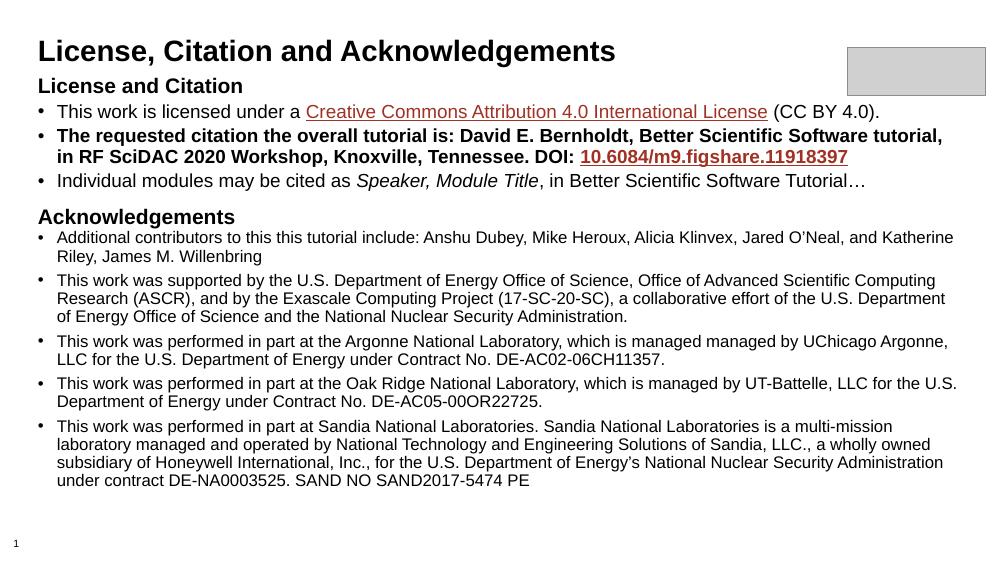
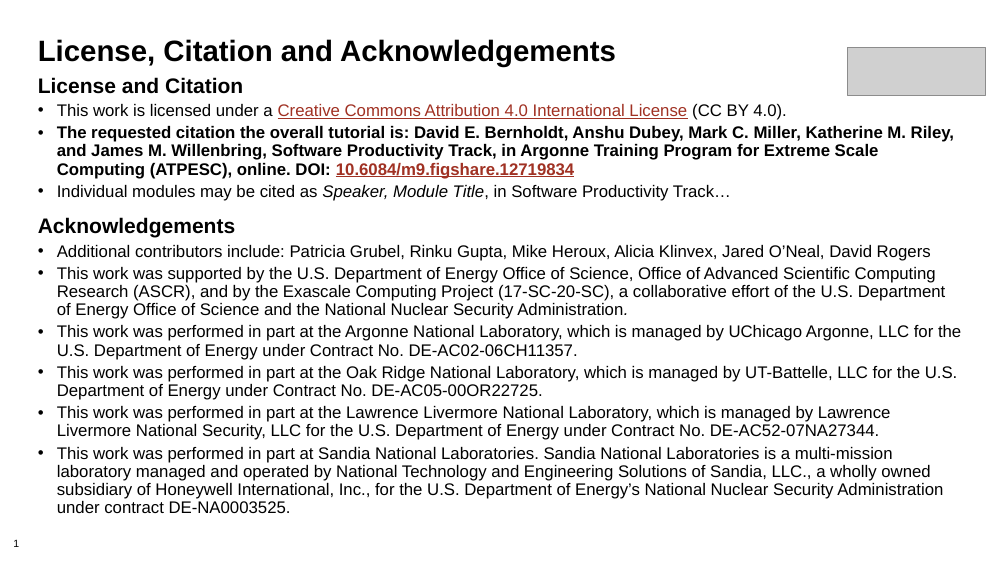
Before and after one commit to betterscientificsoftware/bssw-tutorial, a slide deck: slide 1 of presentations/license-master.pptx. Drawn at 1008x567 pixels with LibreOffice and Linux fonts; fonts in the diff are those of the drawing; grey boxes stand for pictures; background and template pictures are left out. Boxes give left, top, right and bottom in pixels: in the first picture for what was removed or moved away, otherwise in the second. Text is boxed around its words. In the diff, an @@ line names an element or a change of style, - is before the commit and + after.

Commit message:
Updated license page for ATPESC 2020

```diff
--- a/presentations/license-master.pptx
+++ b/presentations/license-master.pptx
@@ text at <box>57,104,958,400</box>: size 18 to 16 pt in "This work is licensed under a Creative ..."; less space between paragraphs @@
@@ text at <box>57,126,954,201</box>: text changed; size 18 to 16 pt @@
-• The requested citation the overall tutorial is: David E. Bernholdt, Better Scientific Software tutorial, in RF SciDAC 2020 Workshop, Knoxville, Tennessee. DOI: 10.6084/m9.figshare.11918397
-• Individual modules may be cited as Speaker, Module Title, in Better Scientific Software Tutorial…
+• The requested citation the overall tutorial is: David E. Bernholdt, Anshu Dubey, Mark C. Miller, Katherine M. Riley, and James M. Willenbring, Software Productivity Track, in Argonne Training Program for Extreme Scale Computing (ATPESC), online. DOI: 10.6084/m9.figshare.12719834
+• Individual modules may be cited as Speaker, Module Title, in Software Productivity Track…
@@ text at <box>57,245,931,261</box>: text changed @@
-• Additional contributors to this this tutorial include: Anshu Dubey, Mike Heroux, Alicia Klinvex, Jared O’Neal, and Katherine Riley, James M. Willenbring
+• Additional contributors include: Patricia Grubel, Rinku Gupta, Mike Heroux, Alicia Klinvex, Jared O’Neal, David Rogers
@@ text at <box>57,325,961,360</box>: text changed @@
-• This work was performed in part at the Argonne National Laboratory, which is managed managed by UChicago Argonne, LLC for the U.S. Department of Energy under Contract No. DE-AC02-06CH11357.
+• This work was performed in part at the Argonne National Laboratory, which is managed by UChicago Argonne, LLC for the U.S. Department of Energy under Contract No. DE-AC02-06CH11357.
@@ text at <box>57,406,943,513</box>: text changed @@
-• This work was performed in part at Sandia National Laboratories. Sandia National Laboratories is a multi-mission laboratory managed and operated by National Technology and Engineering Solutions of Sandia, LLC., a wholly owned subsidiary of Honeywell International, Inc., for the U.S. Department of Energy’s National Nuclear Security Administration under contract DE-NA0003525. SAND NO SAND2017-5474 PE
+• This work was performed in part at the Lawrence Livermore National Laboratory, which is managed by Lawrence Livermore National Security, LLC for the U.S. Department of Energy under Contract No. DE-AC52-07NA27344.
+• This work was performed in part at Sandia National Laboratories. Sandia National Laboratories is a multi-mission laboratory managed and operated by National Technology and Engineering Solutions of Sandia, LLC., a wholly owned subsidiary of Honeywell International, Inc., for the U.S. Department of Energy’s National Nuclear Security Administration under contract DE-NA0003525.
```
